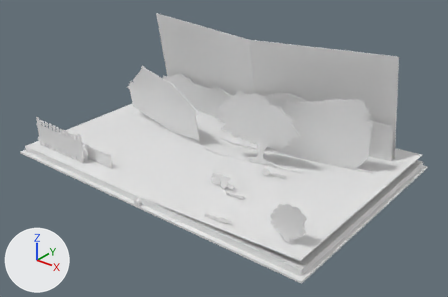
Two versions of the glTF model live/chang-e-s06/exit.glb, one commit apart.
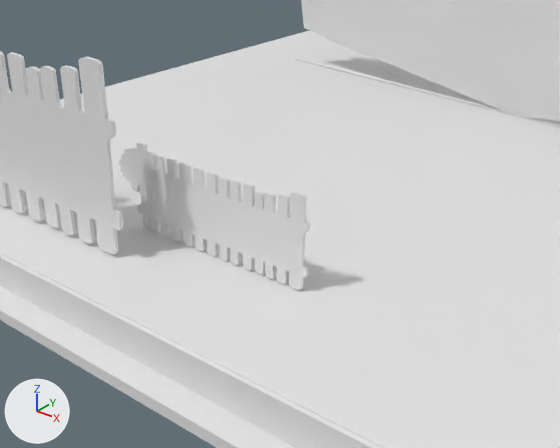
Each version is shown whole from a 50 mm camera at (2.134, -2.62, 1.671) aimed at (0.091, -0.067, 0.088), then close up from a 50 mm camera at (-0.004, -1.016, 0.354) aimed at (-0.41, -0.508, 0.039). Every picture has the same lights, and +X, +Y and +Z are marked at lower left. The last two pictures show the newer version. Materials are left out; every surface is plain grey. Where no turn or scale is listed for an object, it has been applied to the vertices.

The first close-up shows 'block-1', 'cover-1', 'fence-card_1', 'flowers-front-card_1', 'house-1', 'leaf-page', 'leg-l-card_1'.
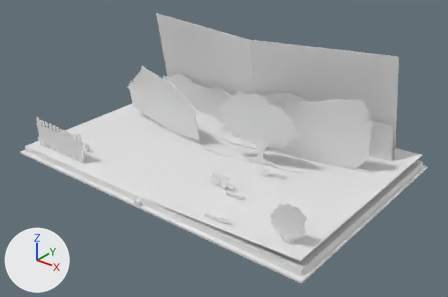
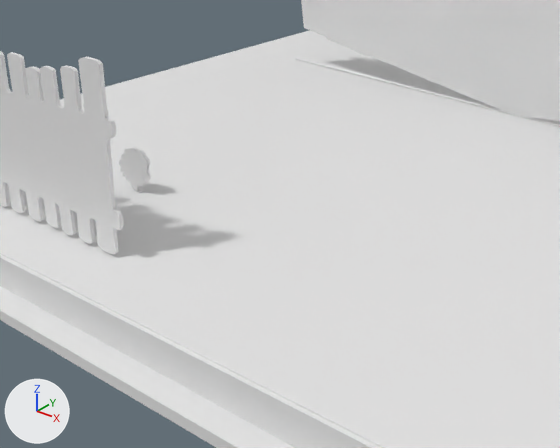
The change, as a diff of the scene's bpy script:
```diff
--- a/live/chang-e-s06/exit.glb.py
+++ b/live/chang-e-s06/exit.glb.py
@@ ob_fence_card_1 @@
-ob_fence_card_1 = bpy.data.objects.new('fence-card_1', me_fence_card)
-ob_fence_card_1.location = (-0.46, -0.544, 0.0015)
```

Pixel boxes [x1, y1, x2, y2] of what changed, in the close-ups (560 x 448 px):
'fence-card_1', deleted
    before: [135, 142, 310, 290]
